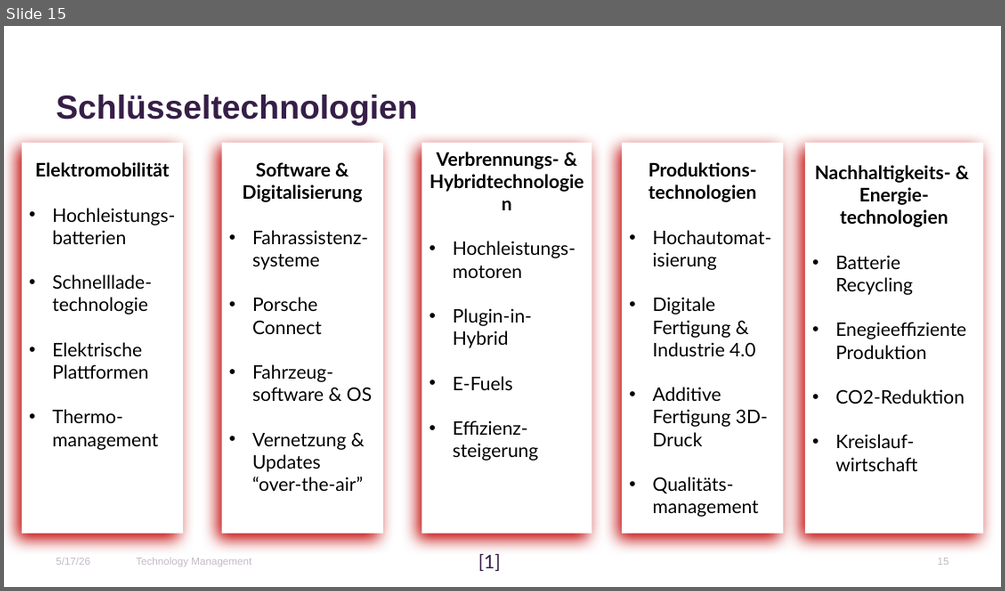
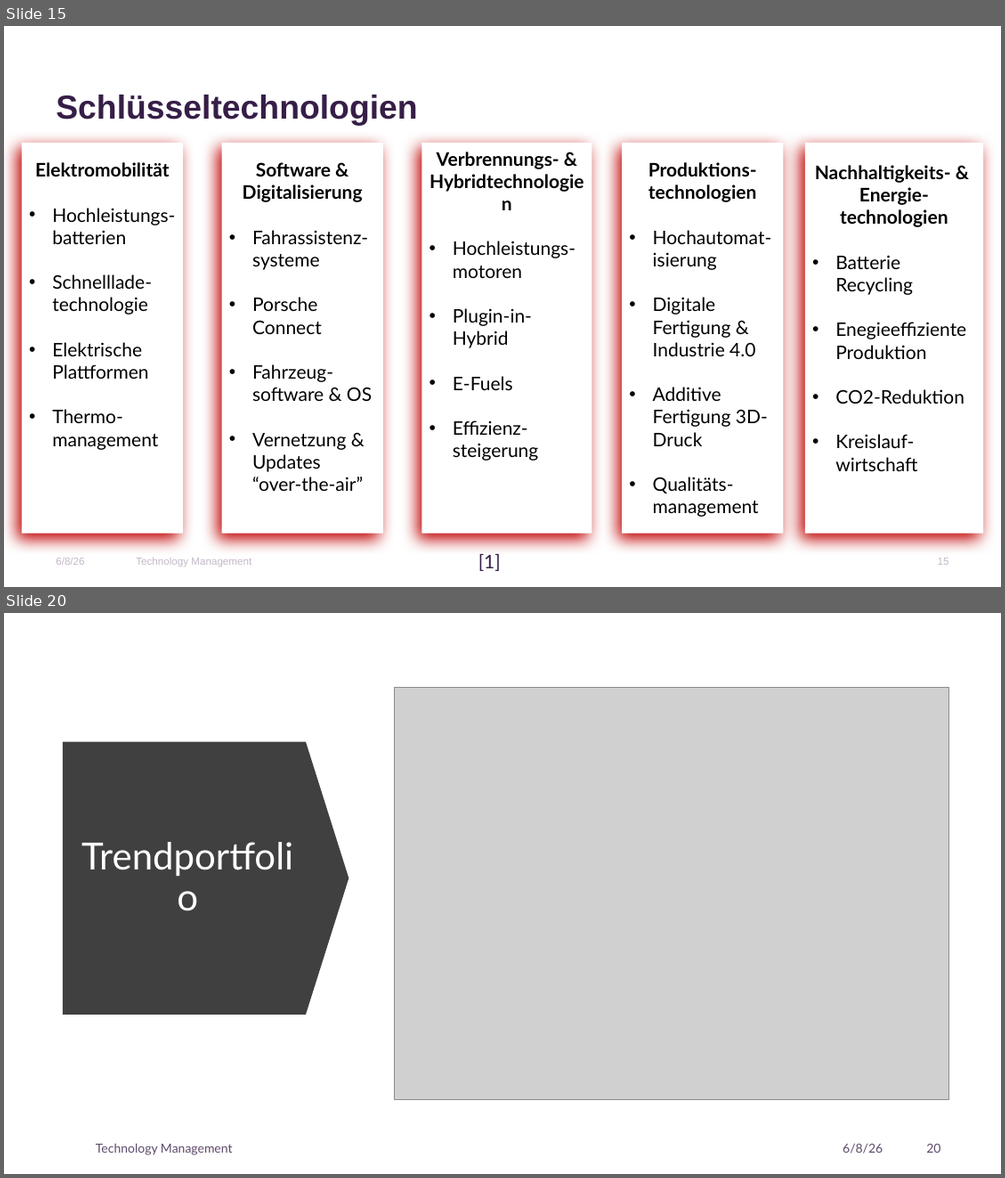
Before and after one commit to Erickk0/Master, a slide deck: 1. Semester/Technology Management/Praktikum/PorscheTechManagement1.pptx. Shown one above the other, each under a label of ours: slide 15 before the commit, slides 15 and 20 after it; the slides between them are not shown. The pictures are 1005x591 and 1005x1178 pixels, drawn with LibreOffice and Linux fonts; fonts in the diff are those of the drawing; grey boxes stand for pictures; background and template pictures are left out. Boxes give left, top, right and bottom in pixels: in the first picture for what was removed or moved away, otherwise in the second. Text is boxed around its words. In the diff, an @@ line names an element or a change of style, - is before the commit and + after.

```diff
--- a/1. Semester/Technology Management/Praktikum/PorscheTechManagement1.pptx
+++ b/1. Semester/Technology Management/Praktikum/PorscheTechManagement1.pptx
@@ slide 20 added at box(4, 613, 1001, 1174), background #FFFFFF @@
@@ picture added at box(395, 688, 949, 1099) @@
@@ down arrow added at box(63, 742, 349, 1014), fill #404040 @@
@@ title added at box(72, 774, 303, 982), 36 pt, text #FFFFFF @@
+Trendportfolio
@@ text added at box(96, 1143, 233, 1155), 12 pt, text #361E47 at 80% opacity @@
+Technology Management
@@ text added at box(842, 1143, 882, 1153), 12 pt, text #361E47 at 80% opacity @@
+6/8/26
@@ page number added at box(926, 1143, 940, 1152), 12 pt, text #361E47 at 80% opacity @@
+20
@@ slide 15 changed as well @@
@@ text at box(56, 557, 84, 564): text changed @@
-5/17/26
+6/8/26
```
Also in this commit, not shown: 15 other slides changed, 5 other slides added, 14 other files.
